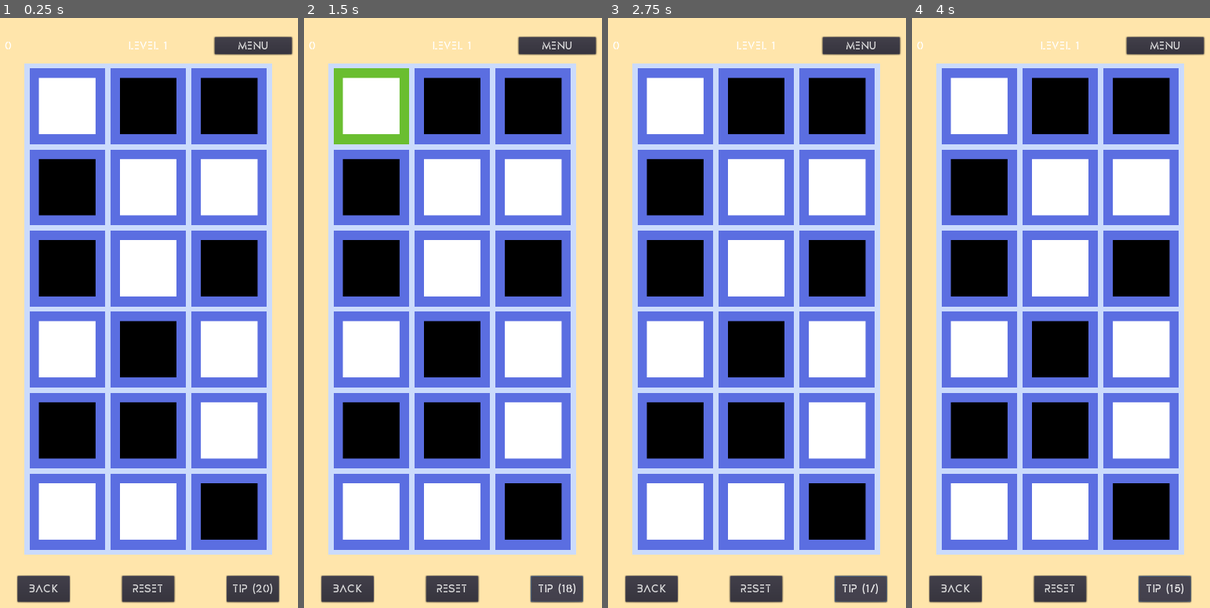
Above: before the commit, frames 1-4 (left to right).
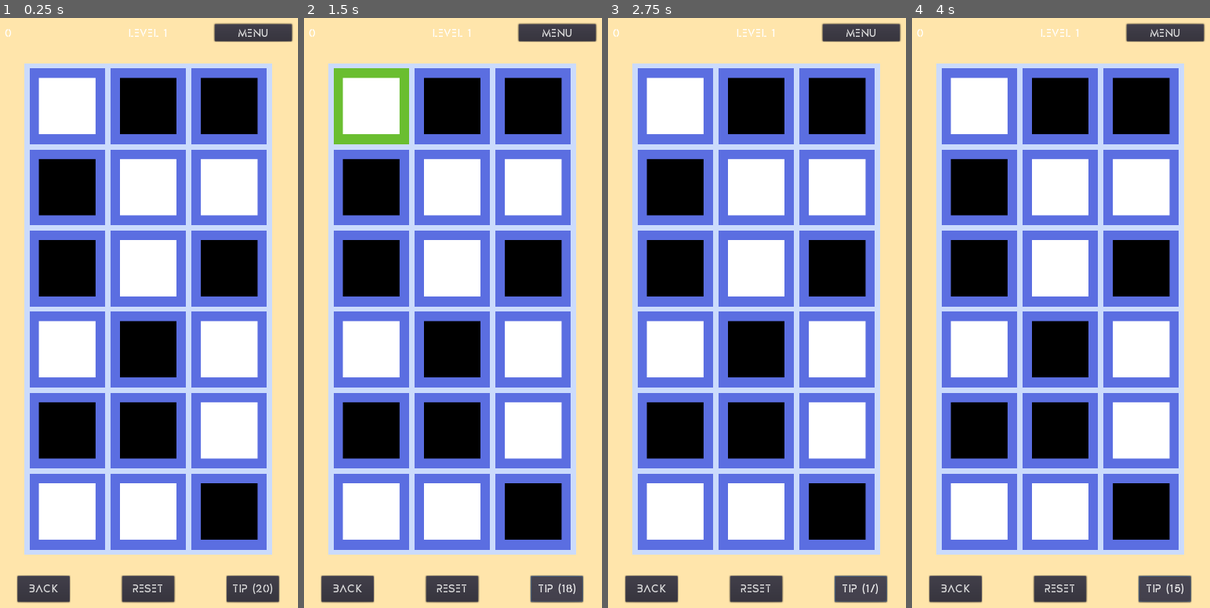
Above: after the commit, the same moments.

Repository: sisipun/SleepyCity
Game: Godot game, scene res://Game/Level/Generated/GeneratedLevel.tscn
The game is run twice, just before and just after one commit, with the same random seed, the same clock (stepped at 60 frames per second) and the same inputs. This scene is started directly instead of the project's main scene.
Inputs:
- Up to frame 1 (0.25 s): no input
- Up to frame 2 (1.5 s): click "Tip (20)" at 0.5 s; click "Tip (19)" at 1.25 s
- Up to frame 3 (2.75 s): click "Tip (18)" at 2 s
- Up to frame 4 (4 s): click "Tip (17)" at 2.75 s; click "Tip (16)" at 3.5 s

The runs differ from the first frame. In frame 1, 1.5% of the frame differs, in the area x 1-99%, y 0-7%; in frame 2, 1.5%; in frame 3, 1.5%; in frame 4, 1.5%.

Commit message:
Iphone save area margin

Diff:
--- a/Game/Level/Interface/Interface.gd
+++ b/Game/Level/Interface/Interface.gd
@@ -8,6 +8,10 @@
 
 
 export(String) var menu_path
+
+
+func _ready() -> void:
+	margin_top += OS.get_window_safe_area().position.y
 
 
 func _on_reset_pressed() -> void:
--- a/Game/Level/Interface/Interface.tscn
+++ b/Game/Level/Interface/Interface.tscn
@@ -17,7 +17,7 @@
 
 [node name="Top" type="HBoxContainer" parent="."]
 anchor_right = 1.0
-margin_top = 70.0
+margin_top = 45.0
 __meta__ = {
 "_edit_use_anchors_": false
 }
@@ -119,12 +119,11 @@
 __meta__ = {
 "_edit_use_anchors_": false
 }
-
 [connection signal="init" from="." to="Top/CenterLabels/LevelLabel" method="_on_init"]
 [connection signal="reset" from="." to="Top/LeftLabel/StepLabel" method="_on_reset"]
 [connection signal="step" from="." to="Top/LeftLabel/StepLabel" method="_on_step"]
 [connection signal="pressed" from="Top/Buttons/MenuButton" to="." method="_on_menu_pressed"]
 [connection signal="pressed" from="Bottom/Buttons/StepBackButton" to="." method="_on_step_back_pressed"]
 [connection signal="pressed" from="Bottom/Buttons/ResetButton" to="." method="_on_reset_pressed"]
+[connection signal="pressed" from="Bottom/Buttons/TipButton" to="Bottom/Buttons/TipButton" method="_on_pressed"]
 [connection signal="pressed" from="Bottom/Buttons/TipButton" to="." method="_on_tip_pressed"]
-[connection signal="pressed" from="Bottom/Buttons/TipButton" to="Bottom/Buttons/TipButton" method="_on_pressed"]
--- a/Game/Level/Level.tscn
+++ b/Game/Level/Level.tscn
@@ -30,7 +30,6 @@
 [node name="Interface" parent="InterfaceLayer" instance=ExtResource( 2 )]
 
 [node name="LevelCompletePopup" parent="InterfaceLayer" instance=ExtResource( 6 )]
-
 [connection signal="step" from="LevelArea" to="InterfaceLayer/Interface" method="_on_step"]
 [connection signal="reset" from="InterfaceLayer/Interface" to="LevelArea" method="_on_reset"]
 [connection signal="step_back" from="InterfaceLayer/Interface" to="LevelArea" method="_on_step_back"]
--- a/project.godot
+++ b/project.godot
@@ -54,6 +54,7 @@
 
 window/size/width=600
 window/size/height=1200
+window/size/resizable=false
 window/handheld/orientation="sensor_portrait"
 window/stretch/mode="2d"
 window/stretch/aspect="expand"
